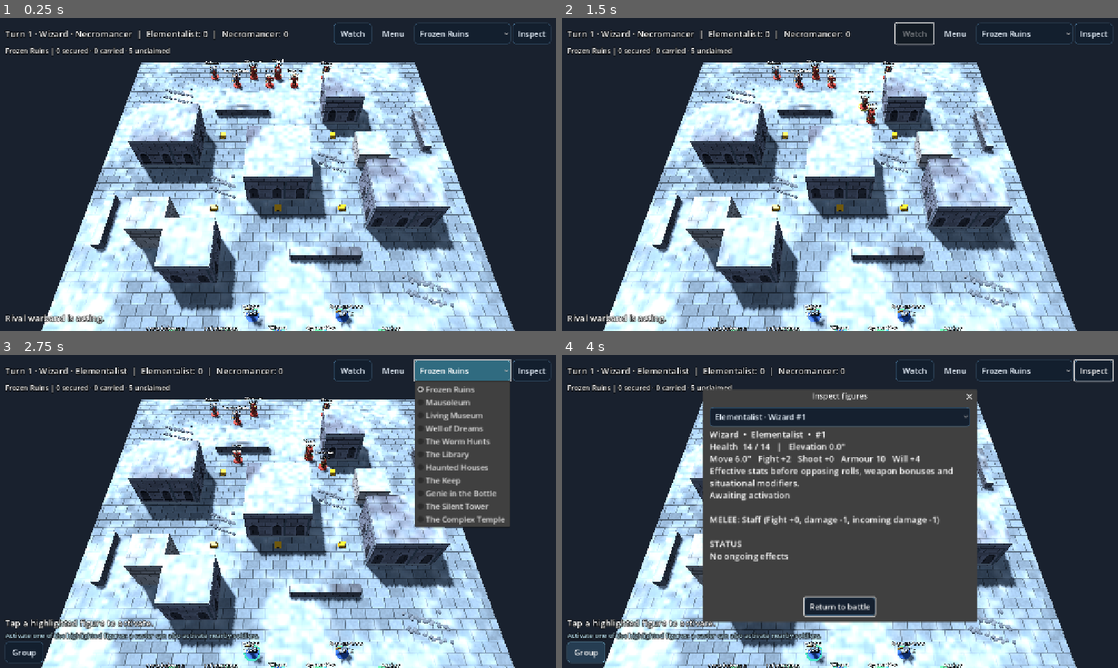
Above: before the commit, frames 1-4 (two rows, left to right).
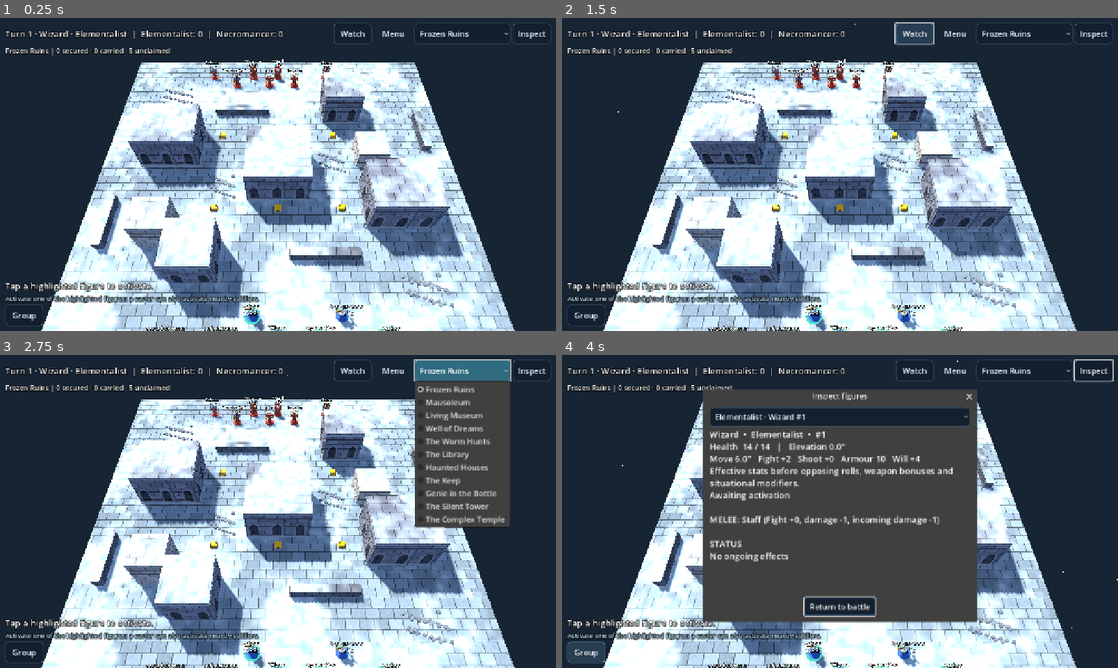
Above: after the commit, the same moments.

Repository: drag0nblad3/Frostgame
Game: Godot game, scene res://scenes/main.tscn
Same seed, same stepped clock (60 frames per second), same inputs: the game is played once before the commit and once after it.
Inputs:
- Up to frame 1 (0.25 s): no input
- Up to frame 2 (1.5 s): click "Watch" at 0.5 s; click "Watch" at 1.25 s
- Up to frame 3 (2.75 s): click "Frozen Ruins" at 2 s
- Up to frame 4 (4 s): click "Inspect" at 2.75 s; click "Group" at 3.5 s

The runs differ from the first frame. In frame 1, 33% of the frame differs, in the area x 0-92%, y 4-100%; in frame 2, 34%, in the area x 0-92%, y 1-100%; in frame 3, 31%; in frame 4, 11%.

Commit message:
Give scenarios distinctive atmospheric lighting, animated arcane surfaces, library shelves and spell pulses

Diff:
--- /dev/null
+++ b/src/view/battle/battle_atmosphere.gd
@@ -0,0 +1,93 @@
+class_name BattleAtmosphere
+extends Node3D
+## One shadow-casting sun, gentle fill and a bounded decorative snow emitter.
+## Indoor boards use a different palette and no snowfall. No gameplay influence.
+var _sun: DirectionalLight3D
+var _fill: DirectionalLight3D
+var _environment: Environment
+var _snow: CPUParticles3D
+var _outdoors := true
+var enabled := true
+
+
+func _ready() -> void:
+	_sun = DirectionalLight3D.new()
+	_sun.rotation_degrees = Vector3(-48, 37, 0)
+	_sun.shadow_enabled = true
+	_sun.directional_shadow_max_distance = 65.0
+	add_child(_sun)
+	_fill = DirectionalLight3D.new()
+	_fill.rotation_degrees = Vector3(-32, -142, 0)
+	_fill.shadow_enabled = false
+	add_child(_fill)
+	var world := WorldEnvironment.new()
+	_environment = Environment.new()
+	_environment.background_mode = Environment.BG_COLOR
+	_environment.ambient_light_source = Environment.AMBIENT_SOURCE_COLOR
+	_environment.ambient_light_energy = 0.47
+	world.environment = _environment
+	add_child(world)
+	_snow = CPUParticles3D.new()
+	_snow.amount = 96
+	_snow.lifetime = 6.0
+	_snow.emission_shape = CPUParticles3D.EMISSION_SHAPE_BOX
+	_snow.direction = Vector3(0.3, -1, 0.08)
+	_snow.spread = 12.0
+	_snow.gravity = Vector3(0.1, -0.08, 0)
+	_snow.initial_velocity_min = 0.7
+	_snow.initial_velocity_max = 1.4
+	_snow.scale_amount_min = 0.65
+	_snow.scale_amount_max = 1.5
+	_snow.cast_shadow = GeometryInstance3D.SHADOW_CASTING_SETTING_OFF
+	var flake := SphereMesh.new()
+	flake.radius = 0.025
+	flake.height = 0.05
+	flake.radial_segments = 4
+	flake.rings = 2
+	var material := StandardMaterial3D.new()
+	material.shading_mode = BaseMaterial3D.SHADING_MODE_UNSHADED
+	material.albedo_color = Color(0.86, 0.94, 1.0)
+	flake.material = material
+	_snow.mesh = flake
+	_snow.emitting = false
+	add_child(_snow)
+
+
+func configure(board: Board) -> void:
+	_outdoors = board.id != "underground_library"
+	var sky := Color(0.09, 0.14, 0.20)
+	var key := Color(1.0, 0.90, 0.75)
+	var fill := Color(0.57, 0.73, 1.0)
+	match board.id:
+		"underground_library":
+			sky = Color(0.075, 0.065, 0.055)
+			key = Color(1.0, 0.76, 0.49)
+			fill = Color(0.58, 0.67, 0.83)
+		"haunted_houses", "mausoleum":
+			sky = Color(0.08, 0.12, 0.17)
+			key = Color(0.80, 0.89, 1.0)
+			fill = Color(0.53, 0.75, 0.71)
+		"complex_temple", "the_keep", "dreams_well":
+			sky = Color(0.095, 0.10, 0.19)
+			key = Color(1.0, 0.87, 0.65)
+			fill = Color(0.58, 0.69, 1.0)
+		"silent_tower":
+			sky = Color(0.07, 0.10, 0.16)
+			key = Color(0.83, 0.89, 1.0)
+			fill = Color(0.53, 0.65, 0.84)
+	_environment.background_color = sky
+	_environment.ambient_light_color = fill.lightened(0.42)
+	_sun.light_color = key
+	_sun.light_energy = 1.25 if _outdoors else 1.05
+	_fill.light_color = fill
+	_fill.light_energy = 0.42
+	_snow.position = TableSpace.to_world(board.size * 0.5, 8.5)
+	_snow.emission_box_extents = Vector3(board.size.x * 0.52, 2.5, board.size.y * 0.52)
+	_snow.restart()
+	set_effects(enabled)
+
+
+func set_effects(on: bool) -> void:
+	enabled = on
+	_snow.emitting = on and _outdoors
+	_snow.visible = on and _outdoors
--- a/src/view/battle/battle_effects.gd
+++ b/src/view/battle/battle_effects.gd
@@ -24,3 +24,23 @@
 		tween.tween_property(spark, "position", dir * 0.60, 0.25)
 		tween.tween_property(spark, "scale", Vector3.ZERO, 0.30)
 	tween.chain().tween_callback(effect.queue_free)
+
+
+static func pulse(root: Node3D, at: Vector3, color: Color, radius: float = 0.9) -> void:
+	var ring := TorusMesh.new()
+	ring.inner_radius = 0.76
+	ring.outer_radius = 0.84
+	var node := MeshInstance3D.new()
+	node.mesh = ring
+	var mat := BoardView._mat(color, 0.3)
+	mat.shading_mode = BaseMaterial3D.SHADING_MODE_UNSHADED
+	mat.transparency = BaseMaterial3D.TRANSPARENCY_ALPHA
+	node.material_override = mat
+	root.add_child(node)
+	node.position = at
+	node.scale = Vector3(0.25, 0.12, 0.25)
+	node.cast_shadow = GeometryInstance3D.SHADOW_CASTING_SETTING_OFF
+	var t := node.create_tween().set_parallel(true)
+	t.tween_property(node, "scale", Vector3(radius, 0.12, radius), 0.55)
+	t.tween_property(mat, "albedo_color:a", 0.0, 0.55)
+	t.chain().tween_callback(node.queue_free)
--- a/src/view/battle/battle_scene.gd
+++ b/src/view/battle/battle_scene.gd
@@ -32,6 +32,7 @@
 var _figures: FigureDb
 var _terrain: TerrainDb
 var _board_view: BoardView
+var _atmosphere: BattleAtmosphere
 var _rig: CameraRig
 var _wait := 0.0
 
@@ -39,7 +40,8 @@
 func _ready() -> void:
 	_figures = FigureDb.load_files()
 	_terrain = TerrainDb.load_file()
-	_add_lighting()
+	_atmosphere = BattleAtmosphere.new()
+	add_child(_atmosphere)
 	_board_view = BoardView.new()
 	add_child(_board_view)
 	_rig = CameraRig.new()
@@ -63,6 +65,9 @@
 	add_child(_inspector)
 	hud.inspect_pressed.connect(_open_inspector)
 	hud.guide_pressed.connect(_open_guide)
+	hud.atmosphere_toggled.connect(func() -> void:
+		_atmosphere.set_effects(not _atmosphere.enabled)
+		hud.notify("Snow effects %s." % ("on" if _atmosphere.enabled else "off")))
 	hud.training_requested.connect(_confirm_training)
 	hud.training_next.connect(_next_training)
 	hud.training_retry.connect(func() -> void:
@@ -191,6 +196,7 @@
 	controller = c
 	var state := c.state
 	_board_view.build(state.board)
+	_atmosphere.configure(state.board)
 	_sites.reset()
 	_sites.update_sites(state)
 	_markers.board = state.board
@@ -338,23 +344,6 @@
 	hud.set_status("Turn %d · %s · %s%s" % [s.turn, Phase.name_of(s.phase), ("Creatures" if s.current_side() < 0 else s.side_names[s.current_side()]), score])
 
 
-func _add_lighting() -> void:
-	var sun := DirectionalLight3D.new()
-	sun.rotation_degrees = Vector3(-55, 35, 0)
-	sun.light_energy = 1.1
-	sun.shadow_enabled = true
-	add_child(sun)
-	var env := WorldEnvironment.new()
-	var e := Environment.new()
-	e.background_mode = Environment.BG_COLOR
-	e.background_color = Color(0.1, 0.13, 0.18)
-	e.ambient_light_source = Environment.AMBIENT_SOURCE_COLOR
-	e.ambient_light_color = Color(0.7, 0.78, 0.9)
-	e.ambient_light_energy = 0.35
-	env.environment = e
-	add_child(env)
-
-
 func _open_roster() -> void:
 	if _setup == null:
 		_setup = WarbandSetup.new()
--- a/src/view/battle/event_player.gd
+++ b/src/view/battle/event_player.gd
@@ -59,9 +59,16 @@
 			_view(f.id).position = TableSpace.to_world(f.pos, f.elevation)
 		"allegiance", "spell_effect", "spell_expired", "weapon_selected", "weapon_destroyed", "poison", "null_field", "shield_absorb":
 			_view(d["id"]).refresh(state.figure(d["id"]))
+		"cast_result":
+			if views.has(d["id"]):
+				var caster := _view(d["id"])
+				BattleEffects.pulse(self, caster.position + Vector3.UP * 0.15, Color(0.38,0.83,1.0) if d["success"] else Color(0.90,0.38,0.36), 1.25)
+		"disc_transport":
+			BattleEffects.pulse(self, _view(d["id"]).position + Vector3.UP * 0.15, Color(1.0,0.78,0.32), 1.6)
 		"heal":
 			var healed := _view(d["id"])
 			healed.refresh(state.figure(d["id"]))
+			BattleEffects.pulse(self, healed.position + Vector3.UP * 0.15, Color(0.40,0.95,0.59))
 			_float_text(healed, "+%d" % d["amount"], Color(0.45, 1.0, 0.63))
 		"shoot", "spell_shot":
 			_animate_shot(_view(d["id"]), _view(d["target"]), e.type == "spell_shot")
@@ -78,6 +85,7 @@
 			token.reparent(_view(d["id"]), false)
 			token.position = Vector3(-0.48 if state.figure(d["id"]).second_treasure_id >= 0 else 0.48, 0.65, 0)
 			_view(d["id"]).refresh(state.figure(d["id"]))
+			BattleEffects.pulse(self, _view(d["id"]).position + Vector3.UP * 0.13, Color(1.0,0.74,0.28))
 		"treasure_drop":
 			var token: MeshInstance3D = treasure_views[d["treasure"]]
 			token.reparent(self, false)
--- a/src/view/board_view.gd
+++ b/src/view/board_view.gd
@@ -30,11 +30,19 @@
 				TerrainDressing.statue(self, piece)
 			"temple_column":
 				TerrainDressing.column(self, piece)
+			"library_shelf":
+				SiteArt.shelf(self, piece)
+			"arcane_disc", "dreams_well":
+				add_child(_piece(piece))
+				TabletopDetails.decorate(self, piece)
+				SiteArt.surface(self, piece, piece.kind.id == "dreams_well")
 			_:
 				add_child(_piece(piece))
 				TabletopDetails.decorate(self, piece)
 				if piece.kind.id in ["ruin", "tower", "null_upper"]:
 					RuinSilhouette.decorate(self, piece)
+				if board.id == "mausoleum" and piece.kind.id == "ruin" and piece.rect.has_point(board.size * 0.5):
+					SiteArt.crypt(self, piece)
 
 
 func _piece(piece: TerrainPiece) -> MeshInstance3D:
--- a/src/view/hud/battle_hud.gd
+++ b/src/view/hud/battle_hud.gd
@@ -14,6 +14,7 @@
 signal briefing_pressed
 signal inspect_pressed
 signal guide_pressed
+signal atmosphere_toggled
 signal training_requested
 signal training_next
 signal training_retry
@@ -79,7 +80,7 @@
 	_menu.text = "Menu"
 	_menu.custom_minimum_size = Vector2(90, 48)
 	var popup := _menu.get_popup()
-	for label_text: String in ["Campaign", "Warband", "New skirmish", "Save battle", "Resume battle", "Scenario briefing", "Combat log", "How to play", "Toggle extra tips", "Training battle"]:
+	for label_text: String in ["Campaign", "Warband", "New skirmish", "Save battle", "Resume battle", "Scenario briefing", "Combat log", "How to play", "Toggle extra tips", "Training battle", "Toggle snowfall"]:
 		popup.add_item(label_text)
 	popup.id_pressed.connect(_menu_action)
 	top.add_child(_menu)
@@ -287,6 +288,7 @@
 			_context_tip.visible = _tips_enabled and not _context_tip.text.is_empty()
 			notify("Extra rules tips %s." % ("on" if _tips_enabled else "off"))
 		9: training_requested.emit()
+		10: atmosphere_toggled.emit()
 
 
 func select_scenario(id: String) -> void:
--- /dev/null
+++ b/src/view/materials/arcane_surface.gdshader
@@ -0,0 +1,23 @@
+shader_type spatial;
+render_mode diffuse_burley;
+uniform vec4 base_color : source_color = vec4(0.04,0.22,0.30,1.0);
+uniform vec4 glow_color : source_color = vec4(0.25,0.83,0.95,1.0);
+uniform bool water = false;
+varying vec3 local_pos;
+void vertex() {
+	local_pos = VERTEX;
+}
+void fragment() {
+	vec2 p = local_pos.xz;
+	float r = length(p);
+	float theta = atan(p.y,p.x);
+	float ripples = sin(r * 20.0 - TIME * 1.65 + sin(theta * 3.0) * 0.5);
+	float wave = 0.5 + 0.5 * ripples;
+	float ring = (1.0 - smoothstep(0.018,0.045,abs(r-1.05))) + (1.0 - smoothstep(0.012,0.033,abs(r-0.69)));
+	float mark = (1.0 - smoothstep(0.035,0.08,abs(sin(theta*6.0)))) * smoothstep(0.73,0.77,r) * (1.0-smoothstep(0.93,0.98,r));
+	float sigil = clamp(ring + mark,0.0,1.0);
+	float pulse = 0.75 + 0.18*sin(TIME*1.4);
+	ALBEDO = mix(base_color.rgb, glow_color.rgb, water ? wave * 0.40 : sigil * 0.85);
+	EMISSION = glow_color.rgb * (water ? wave*0.12 : sigil*pulse*0.6);
+	ROUGHNESS = water ? 0.24 : 0.52;
+}
--- /dev/null
+++ b/src/view/site_art.gd
@@ -0,0 +1,65 @@
+class_name SiteArt
+extends RefCounted
+## Scenario-specific surface geometry; footprints remain those of the rules board.
+const ARCANE := preload("res://src/view/materials/arcane_surface.gdshader")
+const BRASS := Color(0.56, 0.43, 0.22)
+const BOOKS := [Color(0.33,0.15,0.10), Color(0.18,0.29,0.27), Color(0.24,0.25,0.38), Color(0.47,0.35,0.20), Color(0.36,0.13,0.16)]
+
+
+static func surface(root: Node3D, p: TerrainPiece, water: bool) -> void:
+	var r := 1.09 if water else 1.39
+	var m := MiniatureFactory.cylinder(root, TableSpace.to_world(p.rect.get_center(), p.kind.height + 0.032), r, r, 0.04, Color.WHITE)
+	var mat := ShaderMaterial.new()
+	mat.shader = ARCANE
+	mat.set_shader_parameter("water", water)
+	mat.set_shader_parameter("base_color", Color(0.035, 0.14, 0.23) if water else Color(0.12, 0.24, 0.31))
+	mat.set_shader_parameter("glow_color", Color(0.31, 0.78, 0.96) if water else Color(1.0, 0.74, 0.26))
+	m.material_override = mat
+	if water:
+		for i in 12:
+			var angle := TAU * i / 12.0
+			var at := p.rect.get_center() + Vector2.RIGHT.rotated(angle) * 1.27
+			var block := MiniatureFactory.box(root, TableSpace.to_world(at, p.kind.height + 0.06), Vector3(0.25, 0.12, 0.32), Color(0.51, 0.59, 0.63).lightened(float(i % 3) * 0.04))
+			block.rotation.y = -angle
+
+
+static func shelf(root: Node3D, p: TerrainPiece) -> void:
+	var rect := p.rect
+	var h := p.kind.height
+	var c := rect.get_center()
+	var wood := Color(0.24, 0.15, 0.10)
+	# Solid spine and actual shelf tiers, all within the original footprint.
+	MiniatureFactory.box(root, TableSpace.to_world(c, h*0.5), Vector3(rect.size.x*0.50, h, rect.size.y), wood)
+	for z: float in [rect.position.y+0.07, rect.end.y-0.07]:
+		MiniatureFactory.box(root, Vector3(c.x, h*0.5, z), Vector3(rect.size.x, h, 0.14), wood.lightened(0.14))
+	for level in 4:
+		var y := 0.10 + level * (h-0.10)/3.0
+		MiniatureFactory.box(root, Vector3(c.x, y, c.y), Vector3(rect.size.x, 0.13, rect.size.y), wood.lightened(0.18))
+		if level == 3:
+			continue
+		for side: float in [-1.0,1.0]:
+			var n := floori(rect.size.y / 0.38)
+			for i in n:
+				var shade: Color = BOOKS[posmod(i*3+level*2+int(side),BOOKS.size())]
+				var tall := 0.43 + float(posmod(i*17+level,5))*0.035
+				var z := rect.position.y + 0.20 + i*0.38
+				var x := c.x + side * rect.size.x * 0.34
+				var book := MiniatureFactory.box(root, Vector3(x, y+0.065+tall*0.5, z), Vector3(rect.size.x*0.25,tall,0.27),shade)
+				book.rotation.x = 0.06 if i%7==0 else 0.0
+			# Slim continuous brass shelf-edge strip.
+			MiniatureFactory.box(root,Vector3(c.x+side*(rect.size.x*0.5-0.02),y+0.025,c.y),Vector3(0.025,0.04,rect.size.y-0.24),BRASS)
+
+
+static func crypt(root: Node3D, p: TerrainPiece) -> void:
+	var c := p.rect.get_center()
+	var h := p.kind.height
+	# Roof relief stays below the logical top of the central mausoleum.
+	var dark := Color(0.18, 0.25, 0.29)
+	var trim := Color(0.55, 0.63, 0.64)
+	var w := p.rect.size.x * 0.65
+	var d := p.rect.size.y * 0.65
+	MiniatureFactory.box(root, TableSpace.to_world(c,h-0.11), Vector3(w,0.13,d), dark)
+	MiniatureFactory.box(root, TableSpace.to_world(c,h-0.028), Vector3(w*0.72,0.045,d*0.68), trim)
+	for i in 4:
+		var at := c + Vector2.RIGHT.rotated(PI*0.25+TAU*i/4.0)*w*0.56
+		MiniatureFactory.box(root,TableSpace.to_world(at,h-0.035),Vector3(0.35,0.06,0.35),BRASS)
--- a/src/view/stone_finish.gd
+++ b/src/view/stone_finish.gd
@@ -22,6 +22,6 @@
 	slab.size = board.size
 	node.mesh = slab
 	node.position = TableSpace.to_world(board.size * 0.5, 0.008)
-	node.material_override = material(Color(0.47, 0.54, 0.60), true)
+	node.material_override = material(Color(0.39, 0.38, 0.34) if board.id == "underground_library" else Color(0.47, 0.54, 0.60), true)
 	node.cast_shadow = GeometryInstance3D.SHADOW_CASTING_SETTING_OFF
 	return node
